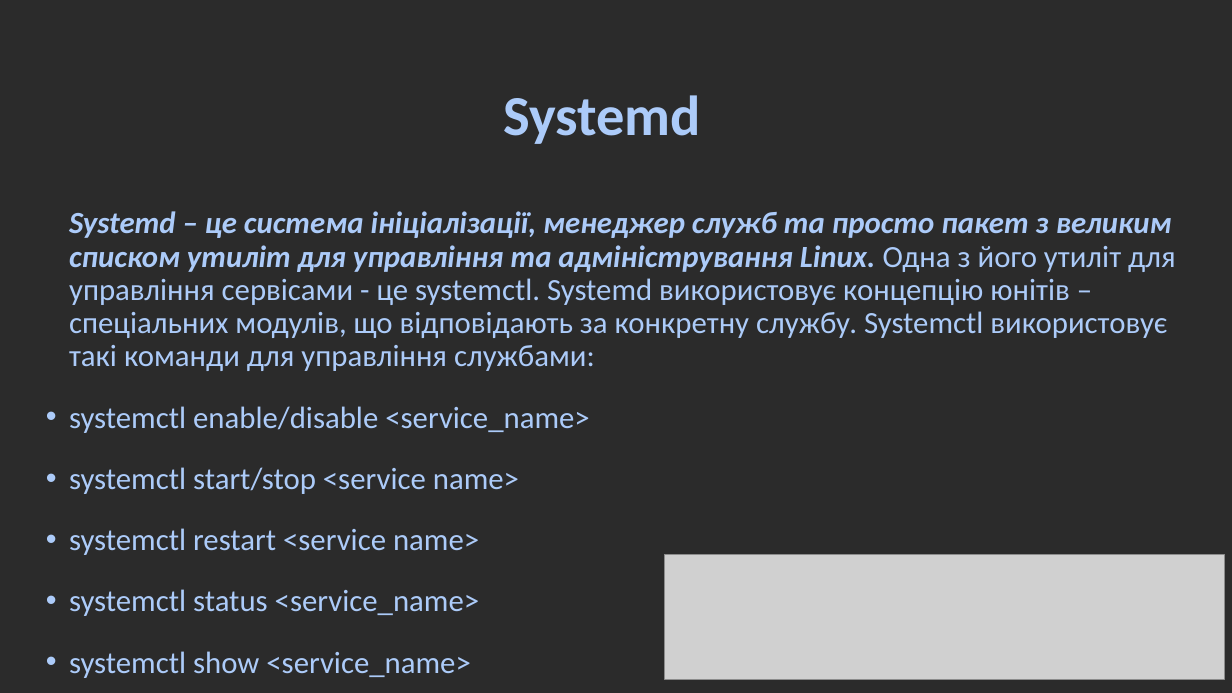
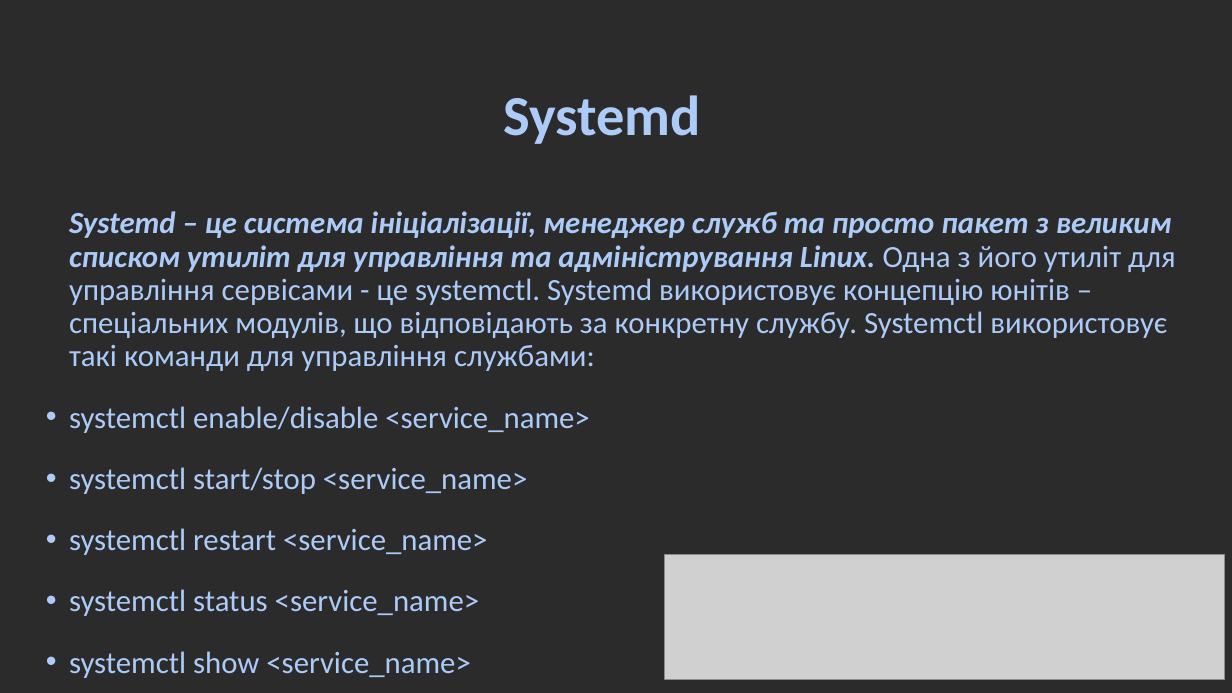
Before and after one commit to millennium02/SRS_L5, a slide deck: slide 5 of linux_ps&threads.odp. Drawn at 1232x693 pixels with LibreOffice and Linux fonts; fonts in the diff are those of the drawing; grey boxes stand for pictures; background and template pictures are left out; a plain dark background stands for a picture behind light text. Boxes give left, top, right and bottom in pixels: in the first picture for what was removed or moved away, otherwise in the second. Text is boxed around its words. In the diff, an @@ line names an element or a change of style, - is before the commit and + after.

```diff
--- a/linux_ps&threads.odp
+++ b/linux_ps&threads.odp
@@ text at [69, 467, 527, 555]: text changed @@
-• systemctl start/stop <service name>
-• systemctl restart <service name>
+• systemctl start/stop <service_name>
+• systemctl restart <service_name>
```
Also in this commit, not shown: 5 other slides changed, 8 slides removed, 1 other file.
